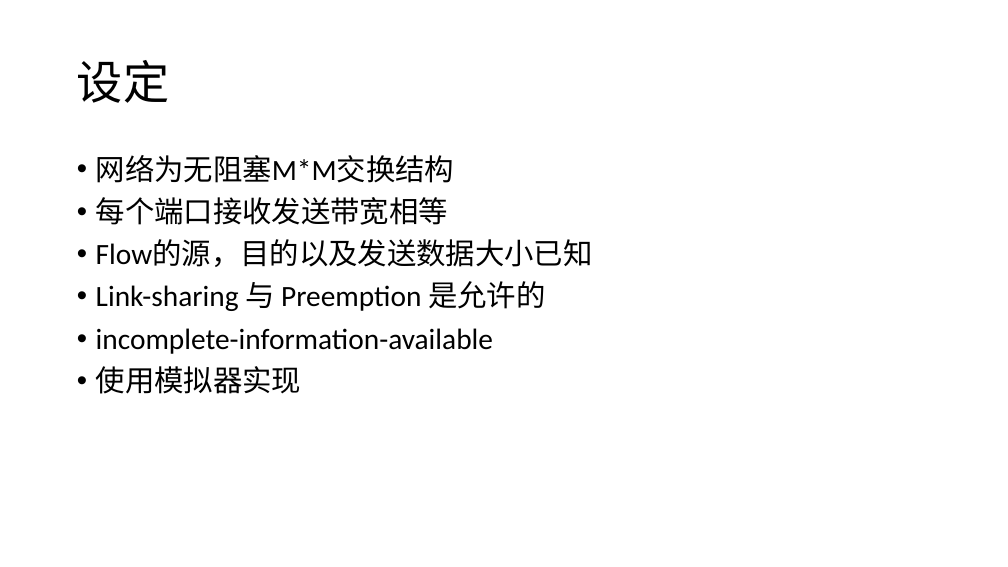
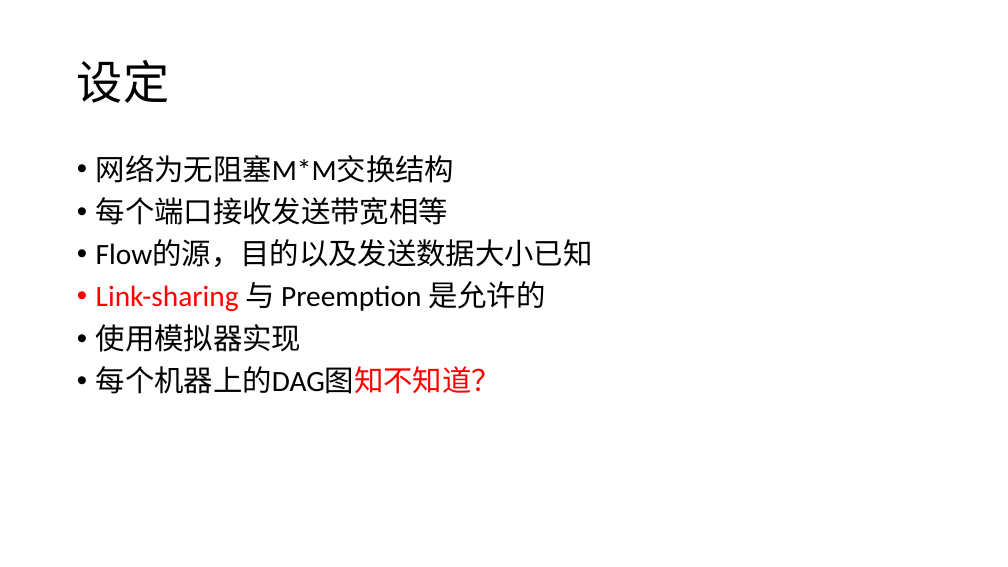
Before and after one commit to fhowen/metaflow, a slide deck: slide 6 of document/microflow.pptx. Drawn at 1008x567 pixels with LibreOffice and Linux fonts; fonts in the diff are those of the drawing. Boxes give left, top, right and bottom in pixels: in the first picture for what was removed or moved away, otherwise in the second. Text is boxed around its words. In the diff, an @@ line names an element or a change of style, - is before the commit and + after.

Commit message:
add

```diff
--- a/document/microflow.pptx
+++ b/document/microflow.pptx
@@ text at (96, 281, 545, 311): text colour #000000 to #FF0000 in "Link-sharing" @@
@@ text at (96, 328, 493, 354): paragraph removed @@
-• incomplete-information-available
@@ text at (96, 366, 501, 394): paragraph added @@
+• 每个机器上的DAG图知不知道？
```
